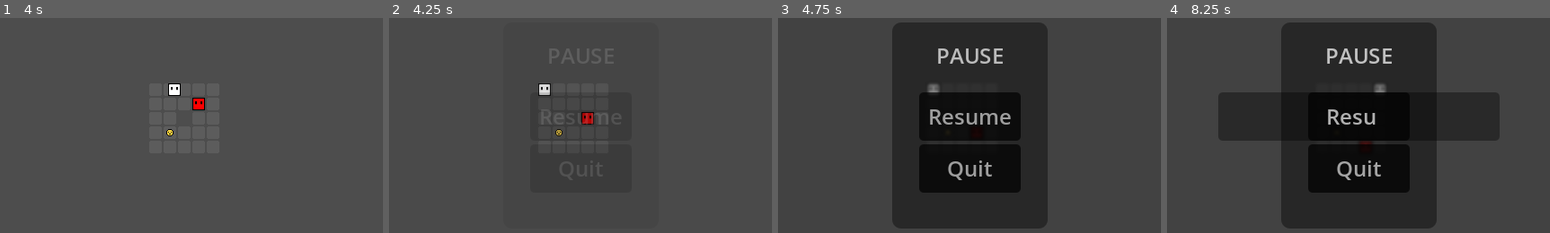
Above: before the commit, frames 1-4 (left to right).
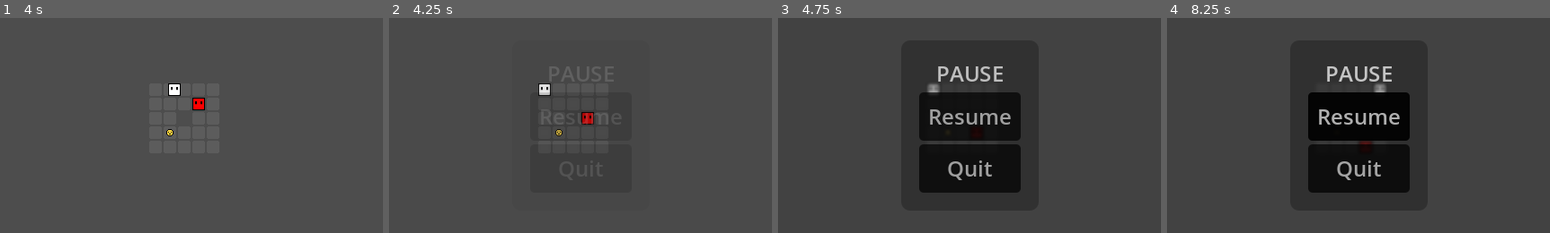
Above: after the commit, the same moments.

Repository: HaruDev02/MazeGame
Game: Godot game, scene res://scenes/game.tscn
Same seed, same stepped clock (60 frames per second), same inputs: the game is played once before the commit and once after it. Before the commit the project has no main scene; this scene is started directly in both runs.
Inputs:
- Up to frame 1 (4 s): tap Enter at 0.5 s; hold D (move_right) 0.53-1.28 s; hold S (move_down) 1.28-2.03 s; hold D (move_right) 2.03-2.78 s; hold W (move_up) 2.78-3.53 s; hold A (move_left) from 3.53 s (still down)
- Up to frame 2 (4.25 s): keep holding A (move_left); tap Escape (ui_cancel) at 4.15 s
- Up to frame 3 (4.75 s): keep holding A (move_left)
- Up to frame 4 (8.25 s): release A (move_left) at 5.03 s; hold S (move_down) 5.03-5.78 s; hold D (move_right) 5.78-6.53 s; hold W (move_up) 6.53-7.28 s; hold D (move_right) 7.28-8 s; click "Resume" at 8 s

Frame 1 is identical in both runs. In frame 2, 0.3% of the frame differs, in the area x 42-59%, y 22-30%; in frame 3, 12%; in frame 4, 20%, in the area x 13-87%, y 2-98%.

Commit message:
update files

Diff:
--- a/assets/themes/menu_theme.tres
+++ b/assets/themes/menu_theme.tres
@@ -11,38 +11,34 @@
 corner_radius_bottom_right = 5
 corner_radius_bottom_left = 5
 
-[sub_resource type="StyleBoxFlat" id="StyleBoxFlat_bbxmk"]
-content_margin_left = 20.0
-content_margin_top = 20.0
-content_margin_right = 20.0
-content_margin_bottom = 20.0
-bg_color = Color(0, 0, 0, 0.509804)
+[sub_resource type="StyleBoxFlat" id="StyleBoxFlat_hx2t1"]
+content_margin_left = 10.0
+content_margin_top = 10.0
+content_margin_right = 10.0
+content_margin_bottom = 10.0
+bg_color = Color(0, 0, 0, 1)
 corner_radius_top_left = 5
 corner_radius_top_right = 5
 corner_radius_bottom_right = 5
 corner_radius_bottom_left = 5
-expand_margin_left = 100.0
-expand_margin_right = 100.0
 
-[sub_resource type="StyleBoxFlat" id="StyleBoxFlat_gmdkk"]
-content_margin_left = 20.0
-content_margin_top = 20.0
-content_margin_right = 20.0
-content_margin_bottom = 20.0
-bg_color = Color(0, 0, 0.239216, 1)
+[sub_resource type="StyleBoxFlat" id="StyleBoxFlat_3jc4x"]
+content_margin_left = 10.0
+content_margin_top = 10.0
+content_margin_right = 10.0
+content_margin_bottom = 10.0
+bg_color = Color(0.331019, 0.331019, 0.331019, 1)
 corner_radius_top_left = 5
 corner_radius_top_right = 5
 corner_radius_bottom_right = 5
 corner_radius_bottom_left = 5
-expand_margin_left = 100.0
-expand_margin_right = 100.0
 
 [sub_resource type="StyleBoxFlat" id="StyleBoxFlat_2krdf"]
 content_margin_left = 20.0
 content_margin_top = 20.0
 content_margin_right = 20.0
 content_margin_bottom = 20.0
-bg_color = Color(0, 0, 0, 0.568627)
+bg_color = Color(0, 0, 0, 0.364706)
 corner_radius_top_left = 10
 corner_radius_top_right = 10
 corner_radius_bottom_right = 10
@@ -51,8 +47,8 @@
 [resource]
 Button/font_sizes/font_size = 24
 Button/styles/focus = SubResource("StyleBoxFlat_wyb85")
-Button/styles/hover = SubResource("StyleBoxFlat_bbxmk")
+Button/styles/hover = SubResource("StyleBoxFlat_hx2t1")
 Button/styles/normal = SubResource("StyleBoxFlat_wyb85")
-Button/styles/pressed = SubResource("StyleBoxFlat_gmdkk")
+Button/styles/pressed = SubResource("StyleBoxFlat_3jc4x")
 Label/font_sizes/font_size = 24
 PanelContainer/styles/panel = SubResource("StyleBoxFlat_2krdf")
--- a/project.godot
+++ b/project.godot
@@ -11,6 +11,7 @@
 [application]
 
 config/name="Maze Challenge"
+run/main_scene="uid://cnl33cit3papx"
 config/features=PackedStringArray("4.4", "Forward Plus")
 config/icon="res://assets/art/icon.svg"
 
@@ -25,6 +26,7 @@
 [global_group]
 
 Collectibles=""
+Player=""
 
 [input]
 
--- a/scenes/enemy.gd
+++ b/scenes/enemy.gd
@@ -3,20 +3,26 @@
 const TILE_SIZE := Vector2(16, 16)
 const MOVE_DIRS = [Vector2(-1, 0), Vector2(1, 0), Vector2(0, -1), Vector2(0, 1)]
 
+signal hit_player
+
 @export_range(0, 1) var _tween_duration := 0.165
 
 @onready var _enemy_sprite: Sprite2D = %Sprite2D
-@onready var raycast_up: RayCast2D = %RaycastUp
-@onready var raycast_down: RayCast2D = %RaycastDown
-@onready var raycast_left: RayCast2D = %RaycastLeft
-@onready var raycast_right: RayCast2D = %RaycastRight
+@onready var _raycast_up: RayCast2D = %RaycastUp
+@onready var _raycast_down: RayCast2D = %RaycastDown
+@onready var _raycast_left: RayCast2D = %RaycastLeft
+@onready var _raycast_right: RayCast2D = %RaycastRight
+@onready var _raycast_to_player: RayCast2D = %RayCastToPlayer
 
 var sprite_node_pos_tween: Tween
 
-func _physics_process(delta: float) -> void:
-	#var raycast_to_player := Raycast2D
+func _ready() -> void:
 	pass
 
+func _physics_process(delta: float) -> void:
+	_raycast_to_player.target_position = get_tree().get_nodes_in_group("Player")[0].global_position
+	print(_raycast_to_player.get_collider())
+	pass
 
 func _move(dir: Vector2) -> void:
 	global_position += TILE_SIZE * dir
@@ -30,13 +36,13 @@
 	sprite_node_pos_tween.tween_property(_enemy_sprite, "global_position", global_position, _tween_duration).set_trans(Tween.TRANS_SINE)
 
 func _can_move(dir: Vector2) -> bool:
-	if dir.x == -1 and raycast_left.is_colliding():
+	if dir.x == -1 and _raycast_left.is_colliding():
 		return false
-	elif dir.x == 1 and raycast_right.is_colliding():
+	elif dir.x == 1 and _raycast_right.is_colliding():
 		return false
-	elif dir.y == 1 and raycast_down.is_colliding():
+	elif dir.y == 1 and _raycast_down.is_colliding():
 		return false
-	elif dir.y == -1 and raycast_up.is_colliding():
+	elif dir.y == -1 and _raycast_up.is_colliding():
 		return false
 	return true
 
--- a/scenes/enemy.tscn
+++ b/scenes/enemy.tscn
@@ -49,4 +49,11 @@
 target_position = Vector2(8, 0)
 hit_from_inside = true
 
+[node name="RayCastToPlayer" type="RayCast2D" parent="Raycasts"]
+unique_name_in_owner = true
+target_position = Vector2(0, 0)
+hit_from_inside = true
+collide_with_areas = true
+collide_with_bodies = false
+
 [connection signal="timeout" from="MoveTimer" to="." method="_on_move_timer_timeout"]
--- a/scenes/game.gd
+++ b/scenes/game.gd
@@ -1,6 +1,10 @@
 extends Node2D
 
+@onready var player: Area2D = %Player
+@onready var enemy: Area2D = %Enemy
+@onready var start_timer: Timer = %StartTimer
 @onready var _exit_layer: TileMapLayer = %ExitLayer
+
 var collectibles_count := 0
 
 func _ready() -> void:
--- a/scenes/game.tscn
+++ b/scenes/game.tscn
@@ -52,6 +52,7 @@
 tile_set = SubResource("TileSet_vef74")
 
 [node name="Player" parent="." instance=ExtResource("2_feb5d")]
+unique_name_in_owner = true
 position = Vector2(-40, -40)
 
 [node name="Camera2D" type="Camera2D" parent="."]
@@ -63,9 +64,14 @@
 position = Vector2(24, -40)
 
 [node name="Enemy" parent="." instance=ExtResource("6_ryrav")]
+unique_name_in_owner = true
 position = Vector2(8.33334, 24)
 
 [node name="CanvasLayer" type="CanvasLayer" parent="."]
 
 [node name="PauseScreen" parent="CanvasLayer" instance=ExtResource("9_vef74")]
 visible = false
+
+[node name="StartTimer" type="Timer" parent="."]
+unique_name_in_owner = true
+one_shot = true
--- a/scenes/pause_screen.tscn
+++ b/scenes/pause_screen.tscn
@@ -42,10 +42,10 @@
 anchor_top = 0.5
 anchor_right = 0.5
 anchor_bottom = 0.5
-offset_left = -86.5
-offset_top = -115.0
-offset_right = 86.5
-offset_bottom = 115.0
+offset_left = -76.5
+offset_top = -95.0
+offset_right = 76.5
+offset_bottom = 95.0
 grow_horizontal = 2
 grow_vertical = 2
 
--- a/scenes/player.tscn
+++ b/scenes/player.tscn
@@ -6,7 +6,7 @@
 [sub_resource type="RectangleShape2D" id="RectangleShape2D_onrkg"]
 size = Vector2(8, 8)
 
-[node name="Player" type="Area2D"]
+[node name="Player" type="Area2D" groups=["Player"]]
 collision_mask = 0
 script = ExtResource("1_onrkg")
 
